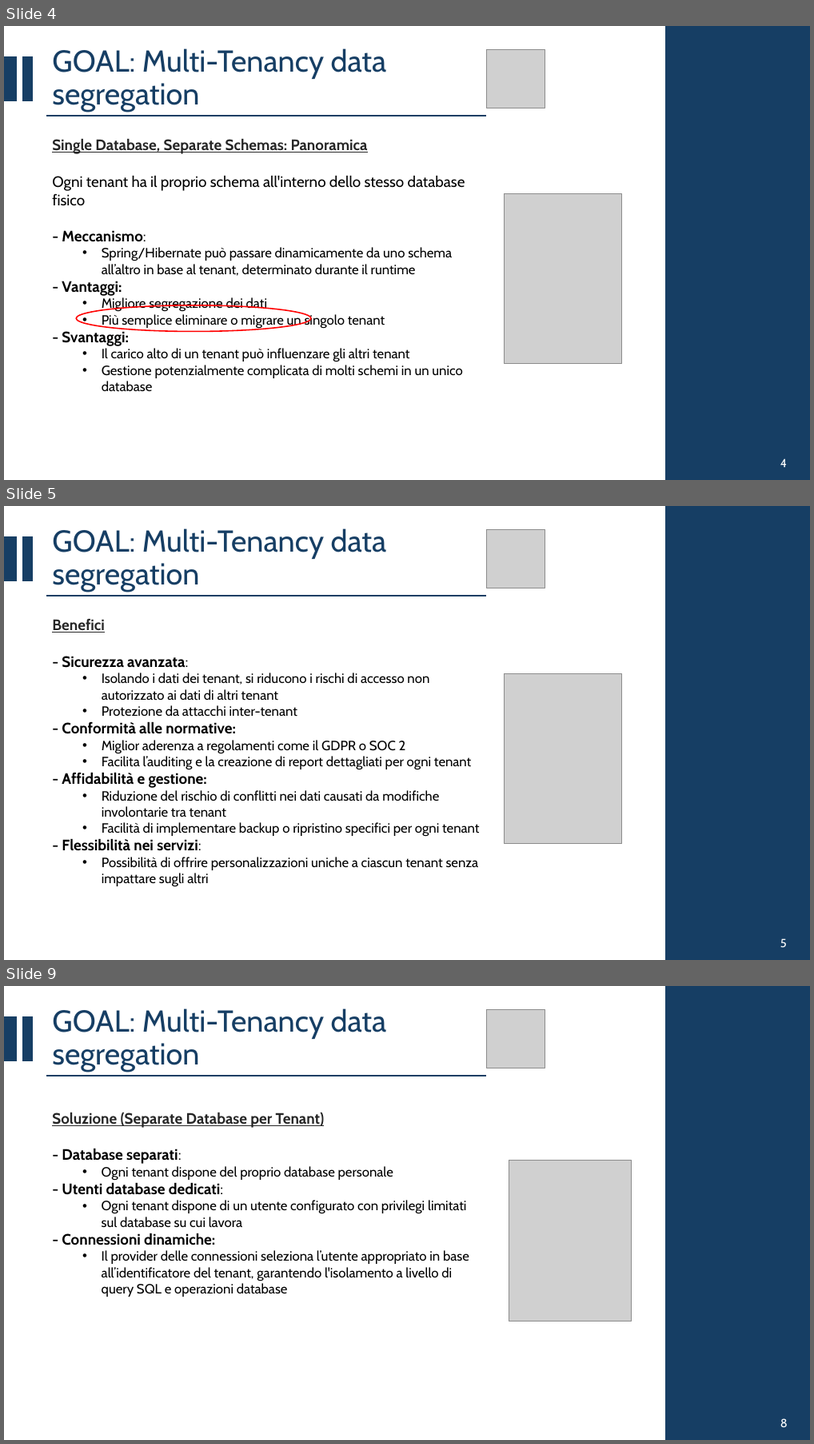
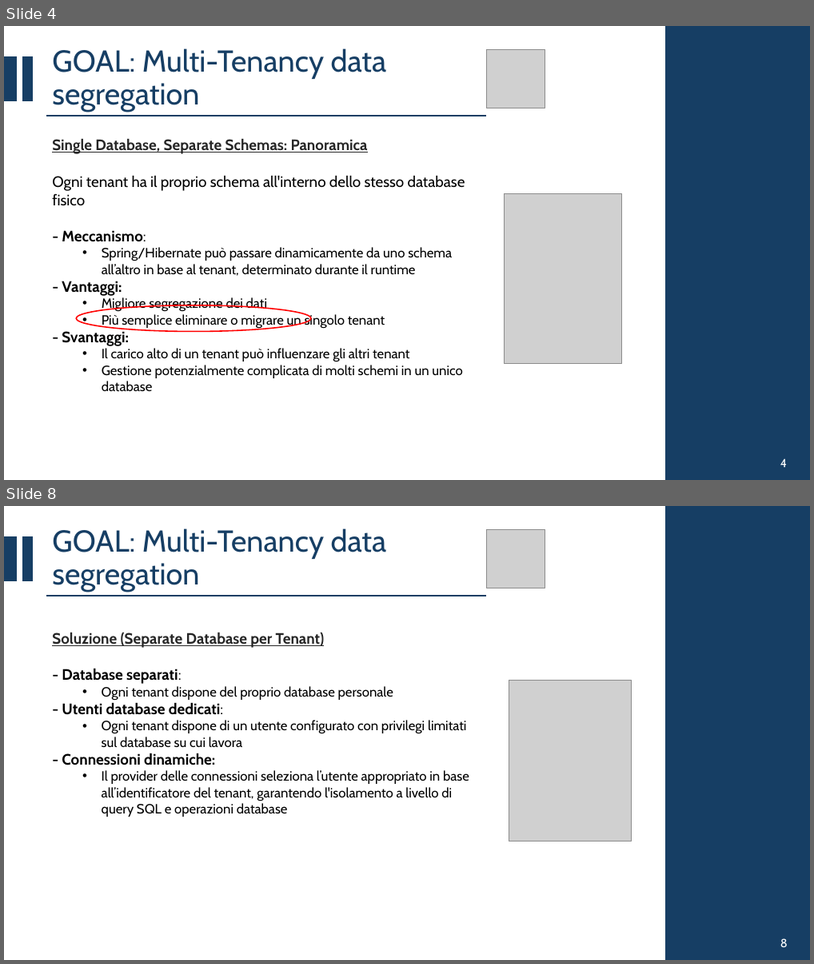
Before and after one commit to CSW-Teams/MS3-docs, a slide deck: ShiftsHappen/Sprint 3/CSW Sprint 3.pptx. Shown one above the other, each under a label of ours: slides 4, 5 and 9 before the commit, slides 4 and 8 after it; the slides between them are not shown. The pictures are 814x1444 and 814x964 pixels, drawn with LibreOffice and Linux fonts; fonts in the diff are those of the drawing; grey boxes stand for pictures. Boxes give left, top, right and bottom in pixels: in the first picture for what was removed or moved away, otherwise in the second. Text is boxed around its words. In the diff, an @@ line names an element or a change of style, - is before the commit and + after.

```diff
--- a/ShiftsHappen/Sprint 3/CSW Sprint 3.pptx
+++ b/ShiftsHappen/Sprint 3/CSW Sprint 3.pptx
@@ slide 5 removed at <box>4,506,810,960</box>, background #FFFFFF @@
@@ title removed at <box>52,528,387,592</box> @@
-GOAL: Multi-Tenancy data segregation
@@ picture removed at <box>486,529,546,588</box> @@
@@ rectangle removed at <box>666,506,810,960</box> @@
@@ rectangle removed at <box>4,537,17,580</box> @@
@@ rectangle removed at <box>23,537,33,580</box> @@
@@ line removed from (46, 596) to (486, 596) @@
@@ text removed at <box>52,619,479,886</box> @@
-Benefici
-- Sicurezza avanzata:
-  • Isolando i dati dei tenant, si riducono i rischi di accesso non autorizzato ai dati di altri tenant
-  • Protezione da attacchi inter-tenant
-- Conformità alle normative:
-  • Miglior aderenza a regolamenti come il GDPR o SOC 2
-  • Facilita l’auditing e la creazione di report dettagliati per ogni tenant
-- Affidabilità e gestione:
-  • Riduzione del rischio di conflitti nei dati causati da modifiche involontarie tra tenant
-  • Facilità di implementare backup o ripristino specifici per ogni tenant
-- Flessibilità nei servizi:
-  • Possibilità di offrire personalizzazioni uniche a ciascun tenant senza impattare sugli altri
@@ picture removed at <box>504,673,622,844</box> @@
@@ text removed at <box>781,938,787,947</box> @@
-5
@@ what was slide 9 is now slide 8 @@
```
Also in this commit, not shown: 17 slides changed.
